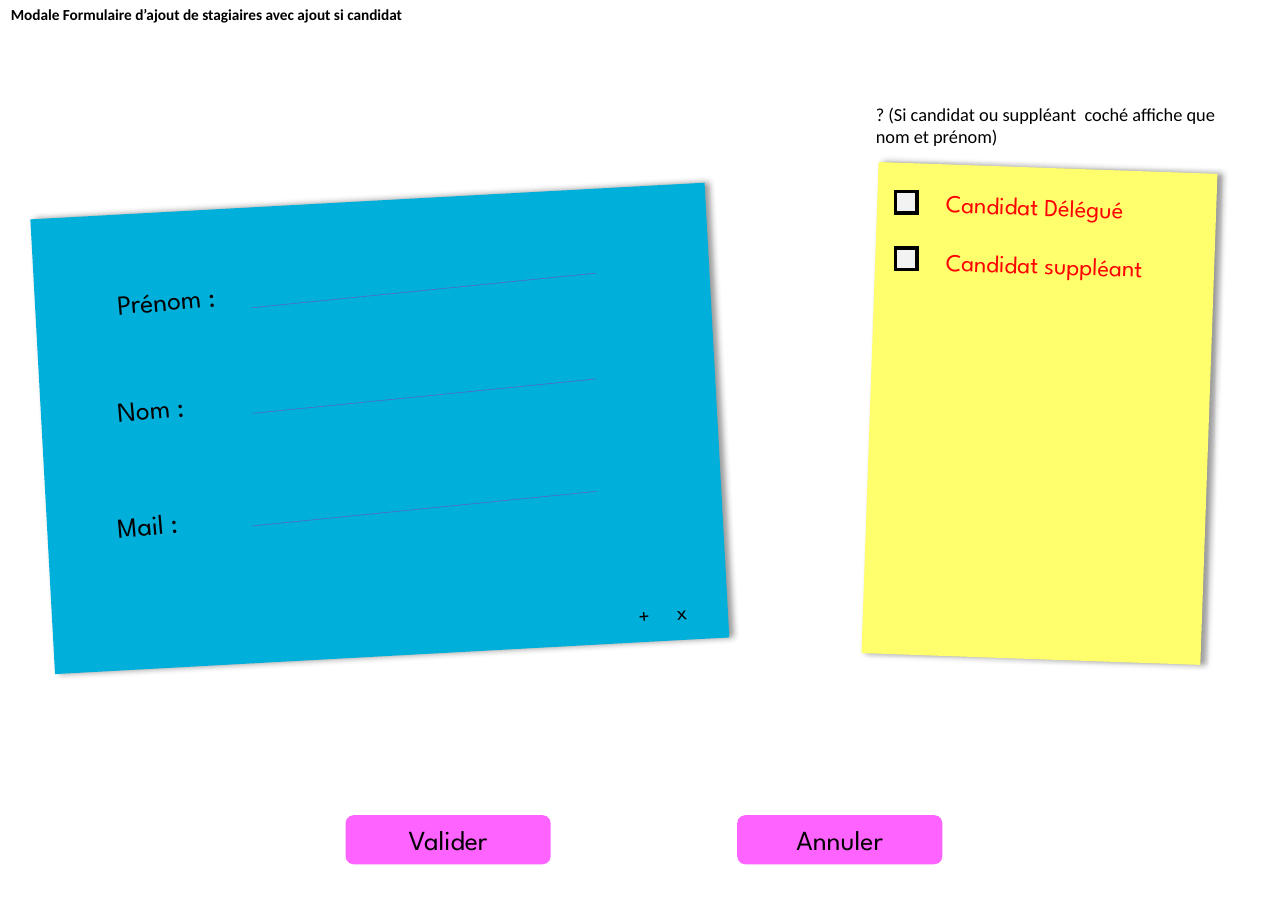
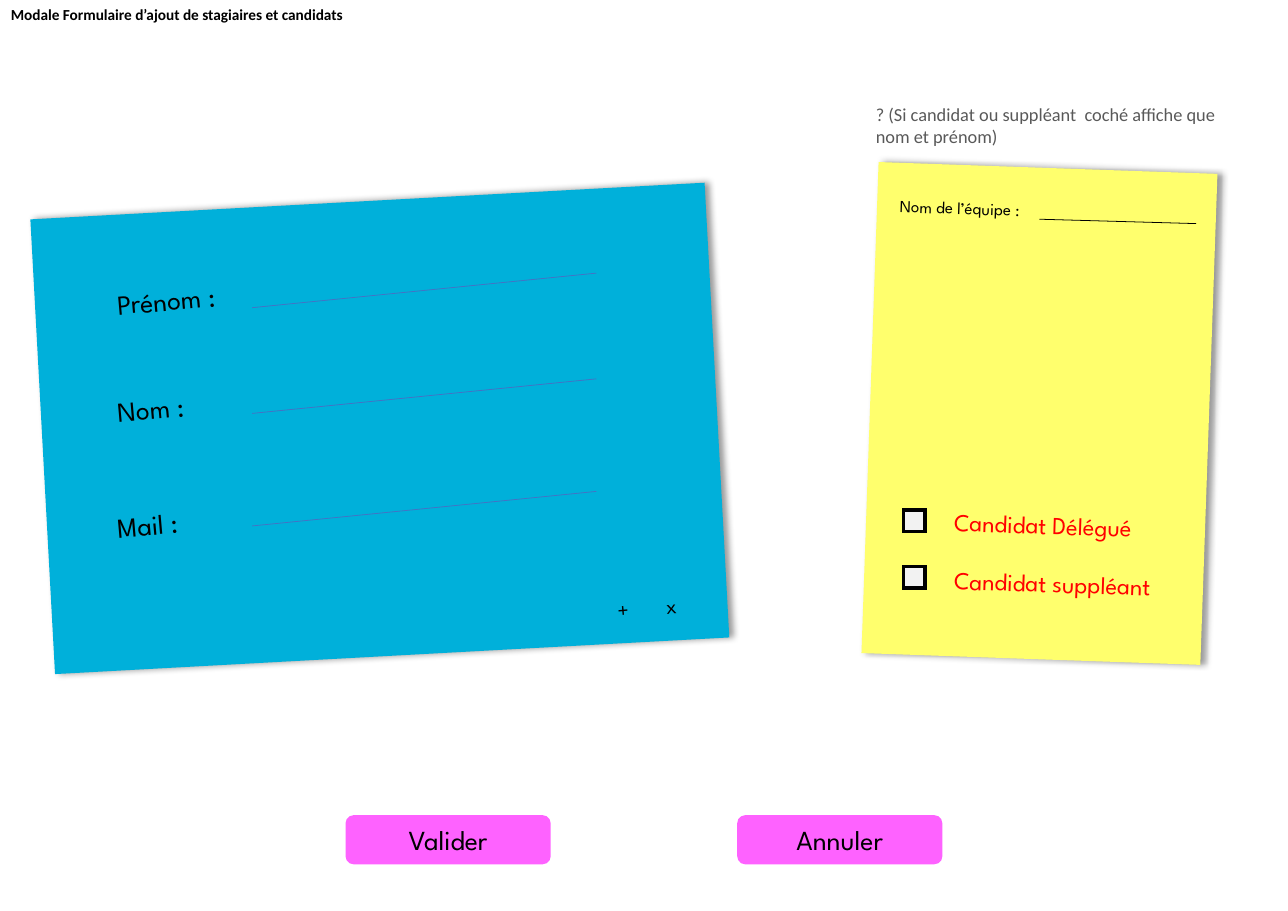
Before and after one commit to Nimwe/cballot, a slide deck: slide 2 of maquettes/Wireframe.pptx. Drawn at 1288x911 pixels with LibreOffice and Linux fonts; fonts in the diff are those of the drawing. Boxes give left, top, right and bottom in pixels: in the first picture for what was removed or moved away, otherwise in the second. Text is boxed around its words. In the diff, an @@ line names an element or a change of style, - is before the commit and + after.

```diff
--- a/maquettes/Wireframe.pptx
+++ b/maquettes/Wireframe.pptx
@@ text at [11, 9, 343, 23]: text changed @@
-Modale Formulaire d’ajout de stagiaires avec ajout si candidat
+Modale Formulaire d’ajout de stagiaires et candidats
@@ text "? (Si candidat ou suppléant ..." at [876, 108, 1215, 146]: text colour #000000 to #595959 @@
@@ text added at [900, 201, 1011, 219], 11 pt, text #000000 @@
+Nom de l’équipe :
@@ line added from (1040, 219) to (1197, 224), #000000 0.5 pt @@
@@ text "Candidat Délégué": place and size @@
-text "Candidat Délégué" at [946, 196, 1123, 223]
+text "Candidat Délégué" at [954, 515, 1131, 542]
@@ rectangle: place and size @@
-rectangle at [896, 192, 918, 214]
+rectangle at [903, 510, 926, 532]
@@ rectangle: place and size @@
-rectangle at [896, 248, 918, 270]
+rectangle at [903, 566, 926, 588]
@@ text "Candidat suppléant": place and size @@
-text "Candidat suppléant" at [946, 255, 1142, 281]
+text "Candidat suppléant" at [954, 573, 1150, 599]
@@ text "+ x": place and size @@
-text "+ x" at [677, 610, 688, 620]
+text "+ x" at [667, 604, 678, 614]
```
Also in this commit, not shown: 2 other slides changed, 2 other files.
